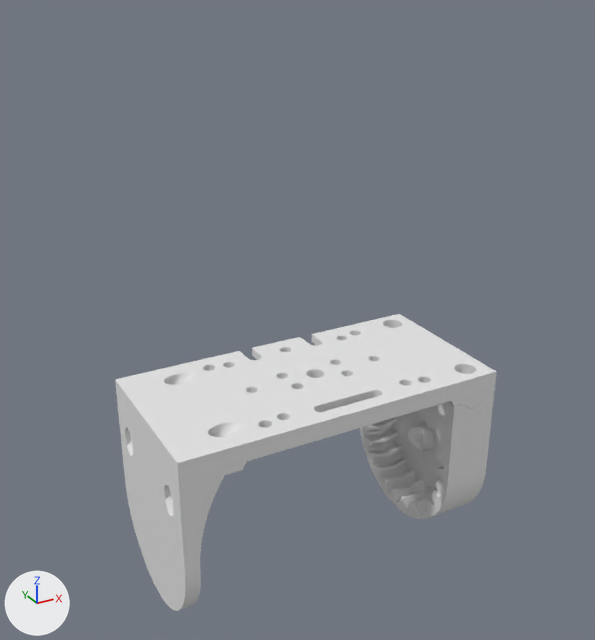
An edit to the COLLADA model blindbuy_description/meshes/ptz_head.dae, drawn before and after from the same camera.
Camera for both pictures: a 50 mm lens placed at (-101.1, -173.9, 181.4), pointed at (-4.6, 1.7, 93.6). Every picture has the same lights, and +X, +Y and +Z are marked at lower left. Where no turn or scale is listed for an object, it has been applied to the vertices.

Objects in the first picture: 'head1', 'head2', 'head3'.
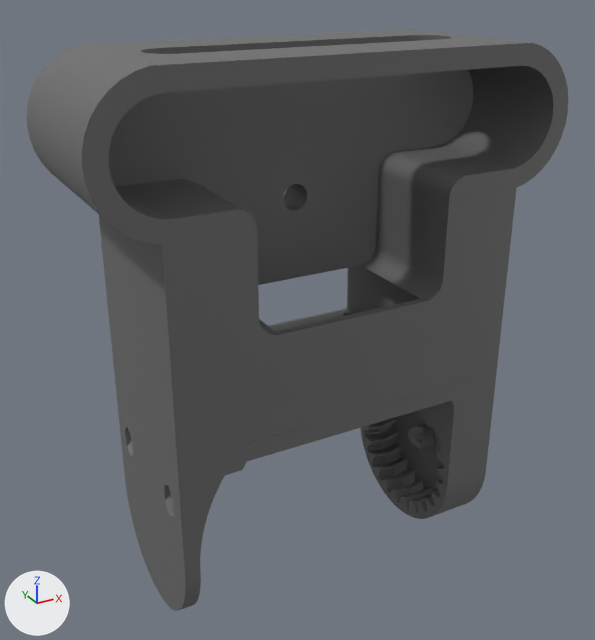
Location of each change, (x1, y1, x2, y2) in pixels of the pictures (595 x 640 px):
'Body2.001', added
    after: (27, 29, 568, 463)
'head3', recoloured
    both: (115, 314, 497, 503)
'head1', recoloured, moved
    both: (360, 394, 494, 519)
'head2', recoloured
    both: (117, 402, 212, 611)

The change, as a list of edits to the scene's bpy script:
```text
Add mat_abs:
    mat_abs = principled_material('ABS')
    mat_abs.base_color = (0.145, 0.145, 0.145)  # dark grey #6a6a6a
Change me_top_extended:
    where me_top_extended.from_pydata(...)  # 3190 vertices, 6468 faces; spans x -46.7..46.7, y -23.0..23.0, z -29.8..-16.2
    add me_top_extended.materials.append(mat_abs)  # dark grey #6a6a6a
Change me_25:
    where me_25.from_pydata(...)  # 3371 vertices, 6750 faces; spans x -5.5..8.5, y -23.0..23.0, z -23.0..25.0
    add me_25.materials.append(mat_abs)  # dark grey #6a6a6a
Change me_seitenteil:
    where me_seitenteil.from_pydata(...)  # 509 vertices, 1022 faces; spans x 18.2..27.8, y -23.0..23.0, z -24.0..24.0
    add me_seitenteil.materials.append(mat_abs)  # dark grey #6a6a6a
Add me_body2_001:
    me_body2_001.from_pydata(...)  # 1072 vertices, 2168 faces; spans x -61.0..61.0, y -23.0..23.0, z -6.0..80.0
    me_body2_001.materials.append(mat_abs)  # dark grey #6a6a6a
Change ob_head1:
    ob_head1.location: (35.9, 0.0, 45.2) -> (35.9, 0.0, 45.3)
Add ob_body2_001:
    ob_body2_001 = bpy.data.objects.new('Body2.001', me_body2_001)
    ob_body2_001.location = (-2.3, 0.0, 83.3)
```
